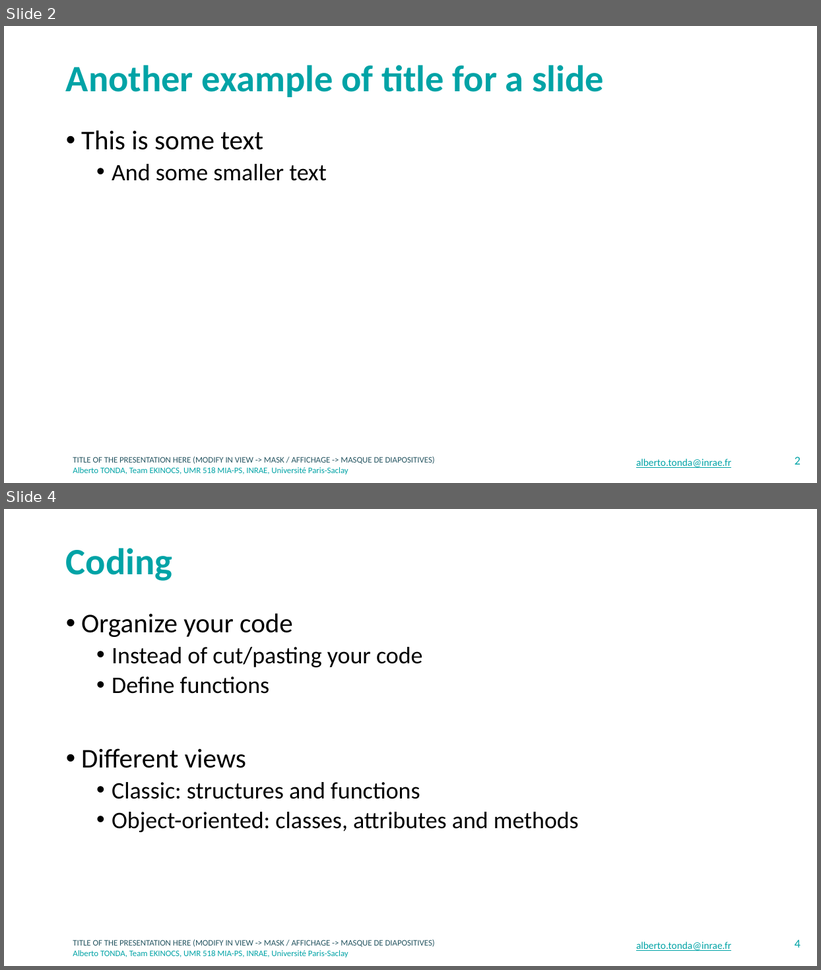
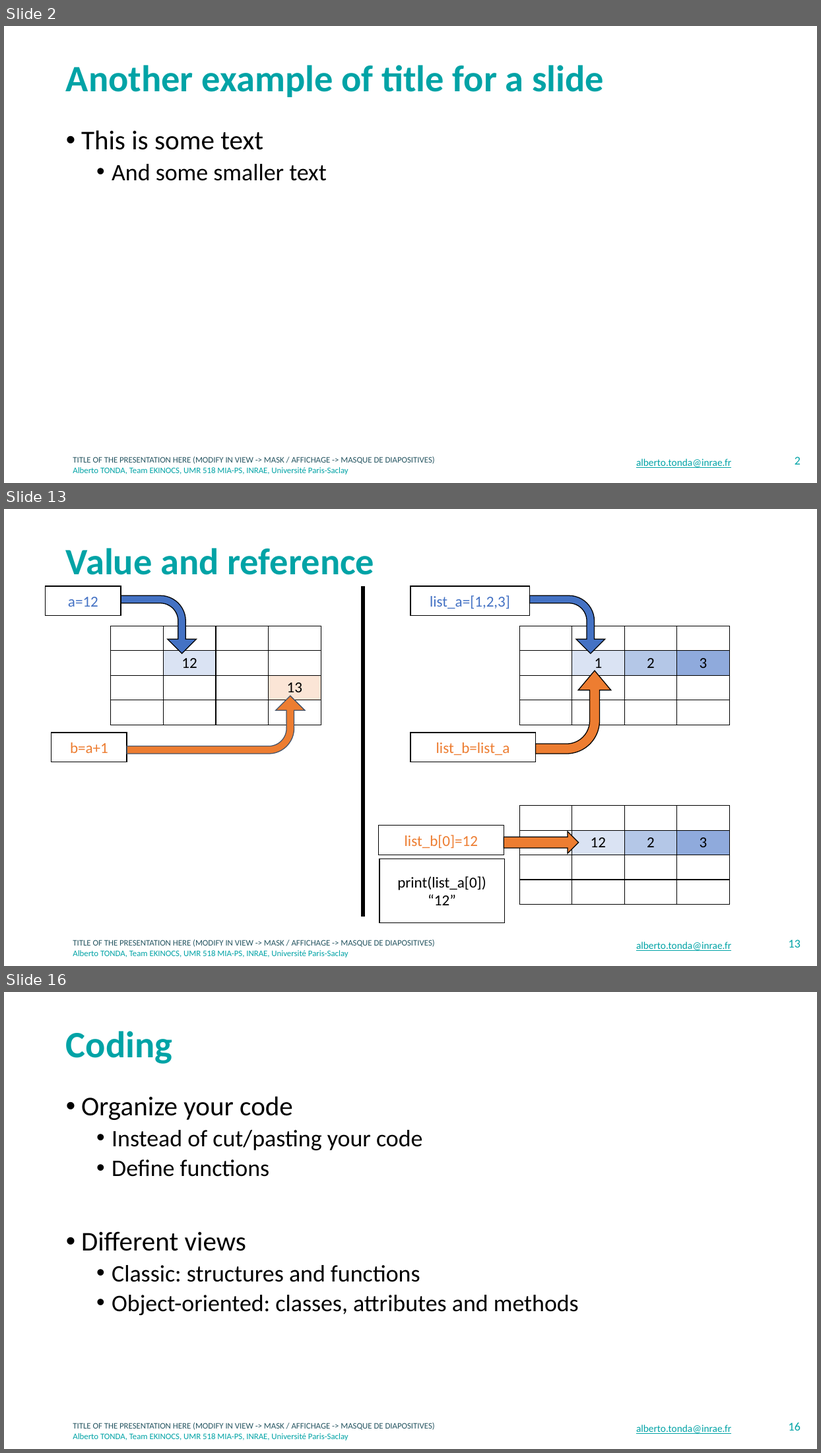
Before and after one commit to albertotonda/teaching, a slide deck: crash-course-on-data-science/coding.pptx. Shown one above the other, each under a label of ours: slides 2 and 4 before the commit, slides 2, 13 and 16 after it; the slides between them are not shown. The pictures are 821x970 and 821x1453 pixels, drawn with LibreOffice and Linux fonts; fonts in the diff are those of the drawing; background and template pictures are left out. Boxes give left, top, right and bottom in pixels: in the first picture for what was removed or moved away, otherwise in the second. Text is boxed around its words. In the diff, an @@ line names an element or a change of style, - is before the commit and + after.

```diff
--- a/crash-course-on-data-science/coding.pptx
+++ b/crash-course-on-data-science/coding.pptx
@@ slide 13 added at (x1=4, y1=509, x2=817, y2=966), background #FFFFFF; not listed: 2 template elements that a slide beside it also shows @@
@@ title added at (x1=66, y1=548, x2=374, y2=575), 44 pt, text #00A3A6, bold @@
+Value and reference
@@ rectangle added at (x1=46, y1=586, x2=121, y2=616), fill #FFFFFF, outline #000000 1 pt, 18 pt, text #4472C4 @@
+a=12
@@ line added from (363, 586) to (363, 917), #000000 4.5 pt @@
@@ rectangle added at (x1=411, y1=586, x2=530, y2=616), fill #FFFFFF, outline #000000 1 pt, 18 pt, text #4472C4 @@
+list_a=[1,2,3]
@@ bent arrow added at (x1=121, y1=596, x2=197, y2=654), fill #4472C4, outline #000000 1 pt @@
@@ bent arrow added at (x1=529, y1=596, x2=605, y2=654), fill #4472C4, outline #000000 1 pt @@
@@ table added at (x1=111, y1=626, x2=321, y2=725), 4 rows, 4 columns @@
+ |  |  | 
+ | 12 |  | 
+ |  |  | 13
+ |  |  | 
@@ table added at (x1=519, y1=626, x2=729, y2=725), 4 rows, 4 columns @@
+ |  |  | 
+ | 1 | 2 | 3
+ |  |  | 
+ |  |  | 
@@ bent arrow added at (x1=535, y1=671, x2=611, y2=755), fill #ED7D31, outline #000000 1 pt @@
@@ bent arrow added at (x1=127, y1=696, x2=305, y2=754), fill #ED7D31, outline #44546A 1 pt @@
@@ rectangle added at (x1=52, y1=733, x2=127, y2=762), fill #FFFFFF, outline #000000 1 pt, 18 pt, text #ED7D31 @@
+b=a+1
@@ rectangle added at (x1=411, y1=733, x2=536, y2=762), fill #FFFFFF, outline #000000 1 pt, 18 pt, text #ED7D31 @@
+list_b=list_a
@@ table added at (x1=519, y1=806, x2=729, y2=905), 4 rows, 4 columns @@
+ |  |  | 
+ | 12 | 2 | 3
+ |  |  | 
+ |  |  | 
@@ rectangle added at (x1=378, y1=826, x2=504, y2=855), fill #FFFFFF, outline #000000 1 pt, 18 pt, text #ED7D31 @@
+list_b[0]=12
@@ right arrow added at (x1=504, y1=832, x2=580, y2=854), fill #ED7D31, outline #000000 1 pt @@
@@ rectangle added at (x1=380, y1=859, x2=505, y2=923), fill #FFFFFF, outline #000000 1 pt, 18 pt, text #000000 @@
+print(list_a[0])
+“12”
@@ text added at (x1=636, y1=942, x2=731, y2=951), 12 pt, text #00A3A6, underline @@
+alberto.tonda@inrae.fr
@@ page number added at (x1=789, y1=940, x2=801, y2=948), 14 pt, text #00A3A6 @@
+13
@@ what was slide 4 is now slide 16 @@
@@ page number at (x1=789, y1=1423, x2=801, y2=1431): text changed @@
-4
+16
```
Also in this commit, not shown: 2 slides changed, 16 other slides added, 2 other files.
